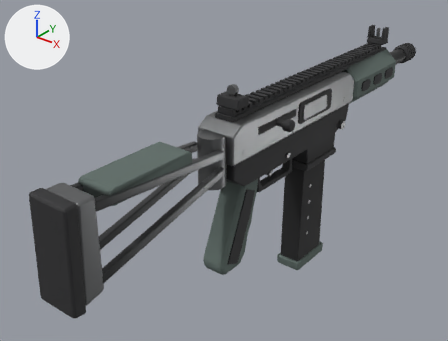
A saved change to the glTF model assets/models/weapons/kestrel_smg.glb.
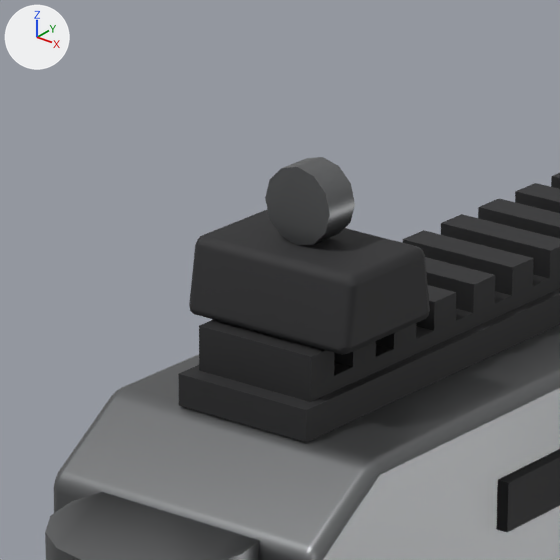
The first picture shows the older version from a 50 mm lens placed at (0.396, -0.619, 0.279), pointed at (-0.06, -0.05, -0.074). The close-ups show the older and then the newer version on the part from 43% to 59% of the width and 18% to 41% of the height of that picture. Only the edits that show in the close-ups are written down. The lights are fixed; the arrows at upper left show +X, +Y and +Z. Where no turn or scale is listed for an object, it has been applied to the vertices. Vertices at exactly the same position are counted once.

The first close-up shows 'FoldingStock', 'IronSights', 'Receiver'.
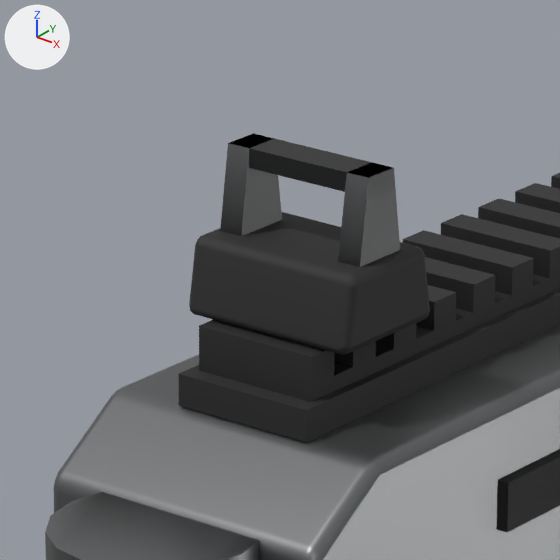
Boxes [x1, y1, x2, y2] around the edits, measured in the close-ups (560 x 560 px):
'IronSights', reshaped: before [189, 157, 430, 355]; after [189, 133, 430, 355]
part 1 of me_ironsights, added: after [220, 133, 400, 267]
part 2 of me_ironsights, deleted: before [265, 157, 355, 245]
part 3 of me_ironsights, edited (looks the same): [198, 224, 422, 285] in both

The change in detail:
me_ironsights is used by ob_ironsights; location (0.0, -0.109, 0.046).
me_ironsights had 160 vertices, 296 faces and spanned x -0.015..0.015, y -0.011..0.361, z 0.0..0.024.
me_ironsights now has 156 vertices, 288 faces and spans x -0.015..0.015, y -0.011..0.361, z 0.0..0.025.
me_ironsights part 1: a new loose piece of 20 vertices spanning x -0.013..0.013, y -0.005..0.005, z 0.011..0.025, in mat_gunmetal.
me_ironsights part 2: the loose piece of 24 vertices spanning x -0.006..0.006, y -0.003..0.003, z 0.012..0.024 is deleted.
me_ironsights part 3: 73 kept faces spanning x -0.015..0.015, y -0.009..0.361, z 0.0..0.024 get new vertex colours.
Other edits to the shape of me_ironsights do not show in these pictures.
